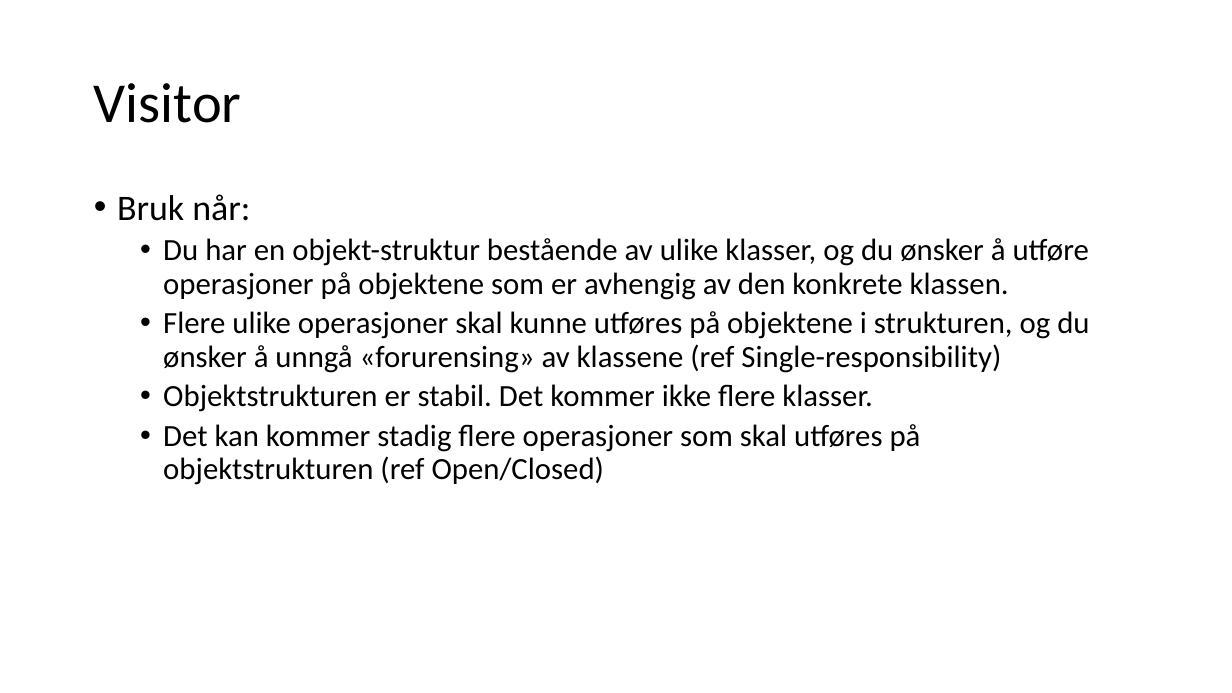
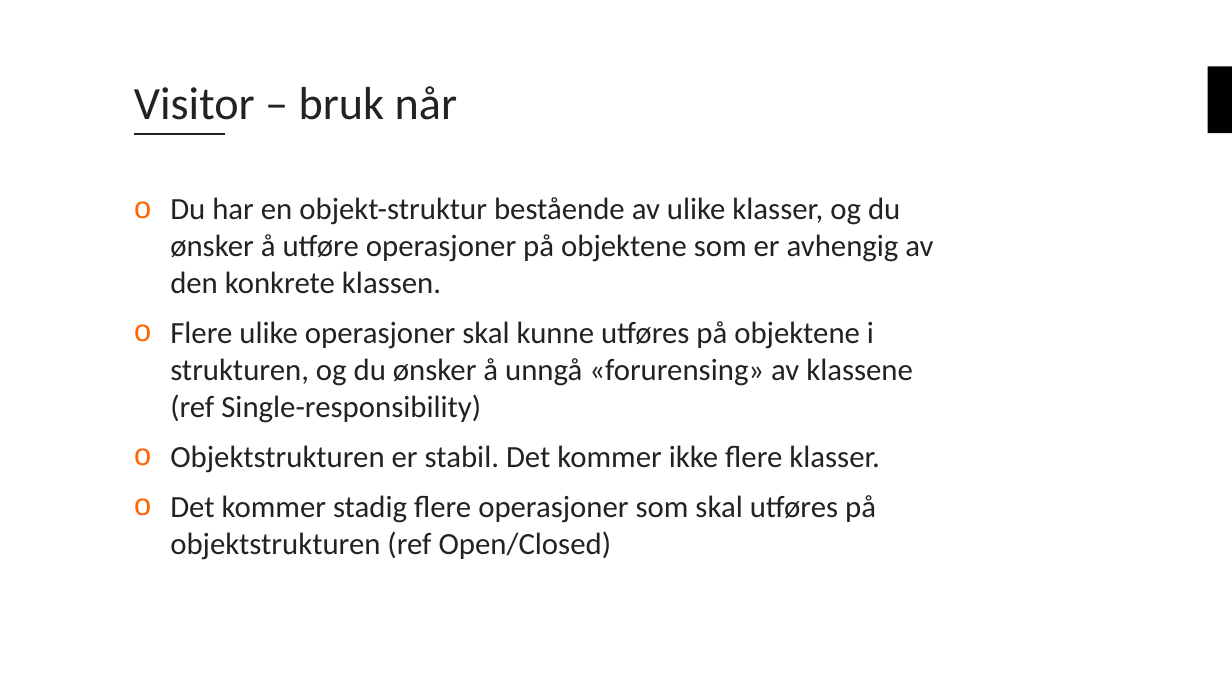
Before and after one commit to bouvet/VisitorAndStrategyPattern, a slide deck: slide 7 of Presentasjon.pptx. Drawn at 1232x693 pixels with LibreOffice and Linux fonts; fonts in the diff are those of the drawing; background and template pictures are left out. Boxes give left, top, right and bottom in pixels: in the first picture for what was removed or moved away, otherwise in the second. Text is boxed around its words. In the diff, an @@ line names an element or a change of style, - is before the commit and + after.

```diff
--- a/Presentasjon.pptx
+++ b/Presentasjon.pptx
@@ title "Visitor – bruk når" at bbox=[134, 86, 457, 120]: vertical alignment middle to bottom @@
@@ title at bbox=[134, 86, 457, 120]: text changed; size 44 to 36 pt; text colour #000000 to #222222 @@
-Visitor
+Visitor – bruk når
@@ rectangle added at bbox=[1208, 67, 1232, 133], fill #000000 @@
@@ line added from (134, 134) to (226, 134), #222222 2 pt @@
@@ text at bbox=[117, 194, 250, 221]: paragraph removed @@
-• Bruk når:
@@ text "Du har en objekt-struktur bestående ...": place and size @@
-text "Du har en objekt-struktur bestående ..." at bbox=[117, 194, 1089, 485]
+text "Du har en objekt-struktur bestående ..." at bbox=[170, 197, 933, 560]
@@ text at bbox=[170, 197, 933, 473]: text colour #000000 to #222222 in "Du har en objekt-struktur bestående av ulike ...", "Flere ulike operasjoner skal kunne utføres på ...", "Objektstrukturen er stabil. Det kommer ikke flere ..."; bullet • to o; list level 2 to 1 in "Du har en objekt-struktur bestående ..."; line spacing 0.9 to 1; list level 2 to 1 in "Flere ulike operasjoner skal kunne ..."; list level 2 to 1 in "Objektstrukturen er stabil. Det kommer ..." @@
@@ text at bbox=[170, 495, 876, 560]: text changed; text colour #000000 to #222222 @@
-  • Det kan kommer stadig flere operasjoner som skal utføres på objektstrukturen (ref Open/Closed)
+o Det kommer stadig flere operasjoner som skal utføres på objektstrukturen (ref Open/Closed)
```
Also in this commit, not shown: 5 other slides changed, 1 slide added, 1 slide removed.
